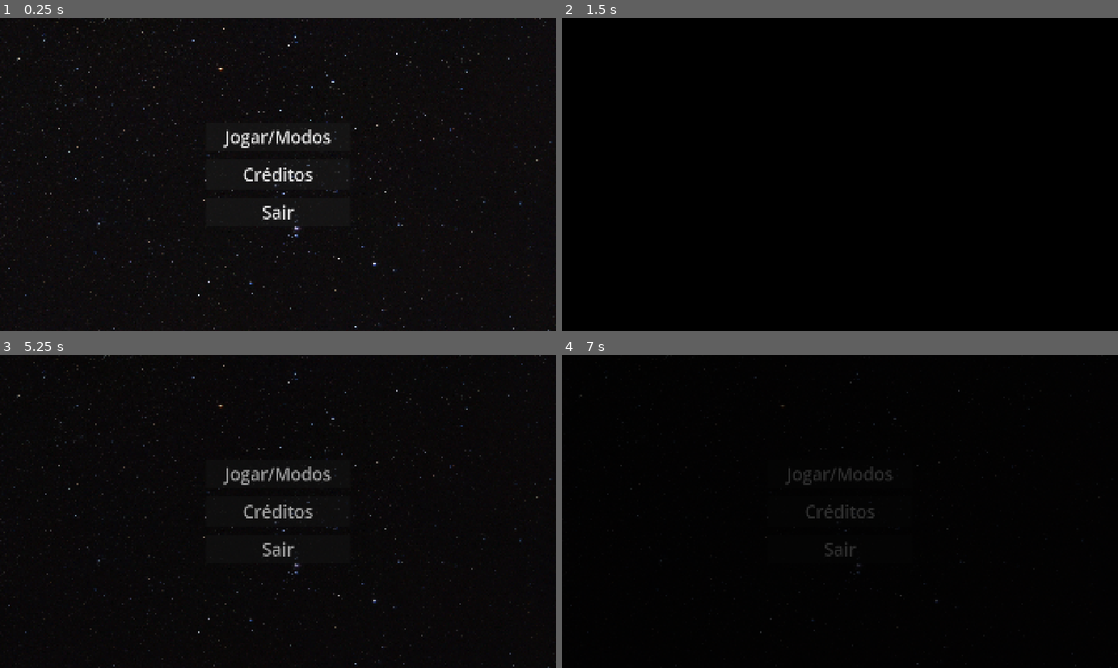
Above: before the commit, frames 1-4 (two rows, left to right).
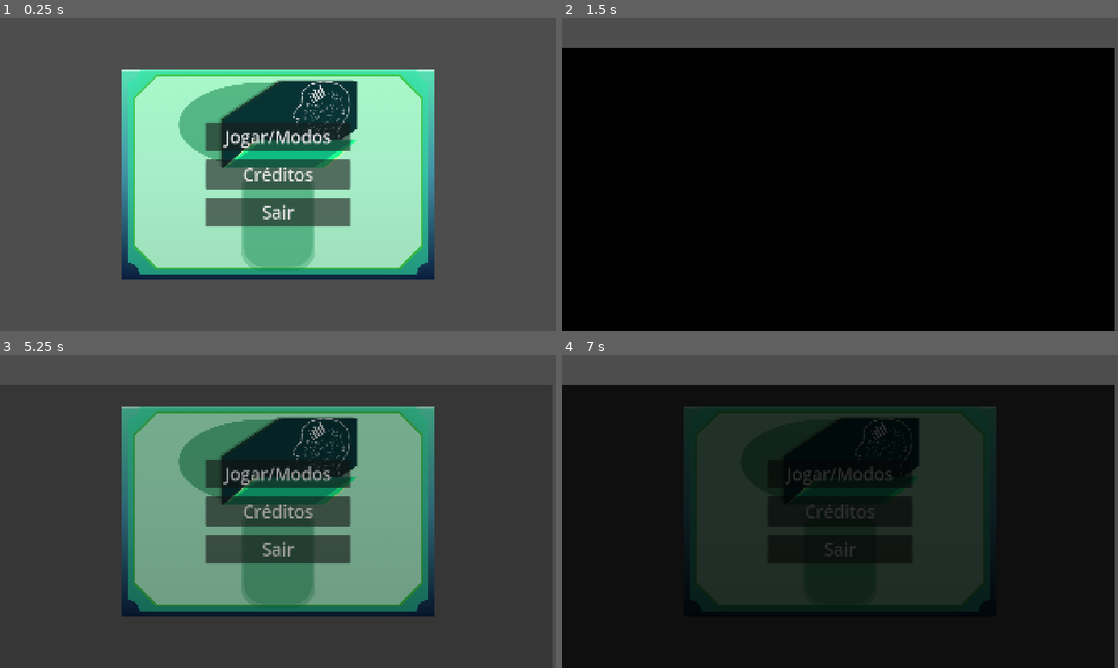
Above: after the commit, the same moments.

Repository: ArthurRosario/Ferramenta-de-auxilio-de-questoes-de-matematica
Game: Godot game, scene res://cenas/menu_principal.tscn
Two runs of this game, one before a commit and one after it. Both use one fixed random seed, a clock stepped at 60 frames per second and the inputs below.
Inputs:
- Up to frame 1 (0.25 s): no input
- Up to frame 2 (1.5 s): click "Jogar/Modos" at 0.5 s; click "Jogar/Modos" at 1.25 s
- Up to frame 3 (5.25 s): click "Créditos" at 2 s; click "Créditos" at 2.75 s; click "Jogar/Modos" at 3.5 s; click "Créditos" at 4.25 s; tap Enter at 5 s
- Up to frame 4 (7 s): tap Space at 6.5 s

The runs differ from the first frame. In frame 1, 98% of the frame differs, in the area x 0-100%, y 0-100%; in frame 2, 10%; in frame 3, 98%; in frame 4, 37%.
Error in both runs: Invalid access to property or key 'animation_finishe' on a base object of type 'AnimationPlayer'. (res://scripts/menu_principal.gd:14)

Commit message:
Adição de assets para o menu

Diff:
--- a/cenas/menu_principal.tscn
+++ b/cenas/menu_principal.tscn
@@ -1,7 +1,7 @@
 [gd_scene format=3 uid="uid://serayh4doe0t"]
 
 [ext_resource type="Script" uid="uid://c7c8yfod1g12p" path="res://scripts/menu_principal.gd" id="1_405qn"]
-[ext_resource type="Texture2D" uid="uid://b587u4uw4jhtr" path="res://arts/fundo_menu.png" id="1_bllnq"]
+[ext_resource type="Texture2D" uid="uid://bbl3jg5bxivll" path="res://arts/Fundo_menu2.png" id="2_405qn"]
 
 [sub_resource type="Animation" id="Animation_405qn"]
 length = 0.001
@@ -56,7 +56,8 @@
 anchor_bottom = 1.0
 grow_horizontal = 2
 grow_vertical = 2
-texture = ExtResource("1_bllnq")
+texture = ExtResource("2_405qn")
+stretch_mode = 3
 
 [node name="VBoxContainer" type="VBoxContainer" parent="." unique_id=913818379]
 layout_mode = 1
@@ -103,6 +104,10 @@
 anchors_preset = 15
 anchor_right = 1.0
 anchor_bottom = 1.0
+offset_left = -11.0
+offset_top = 102.0
+offset_right = -11.0
+offset_bottom = 102.0
 grow_horizontal = 2
 grow_vertical = 2
 color = Color(0, 0, 0, 1)
Binary file added: arts/Botao_Sair.png
Not shown, added: arts/Botao_Sair.png.import
Binary file added: arts/Botao_creditos.png
Not shown, added: arts/Botao_creditos.png.import
Binary file added: arts/Botao_iniciar.png
Not shown, added: arts/Botao_iniciar.png.import
Binary file added: arts/Fundo_menu2.png
Not shown, added: arts/Fundo_menu2.png.import
Binary file added: arts/Menu_Botao.png
Not shown, added: arts/Menu_Botao.png.import
